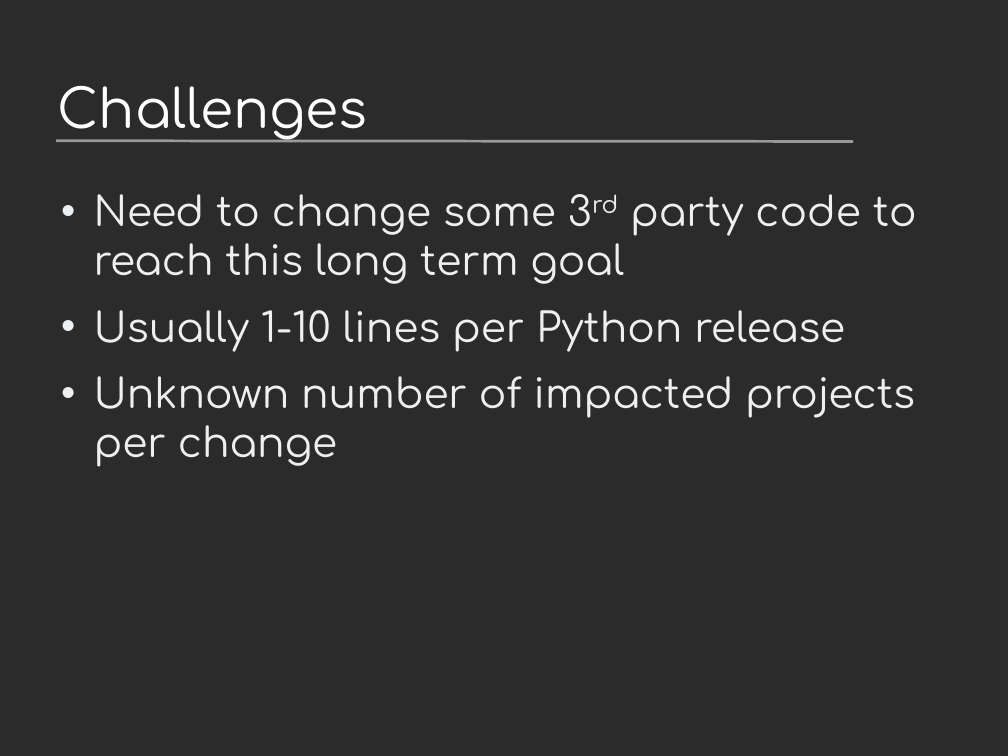
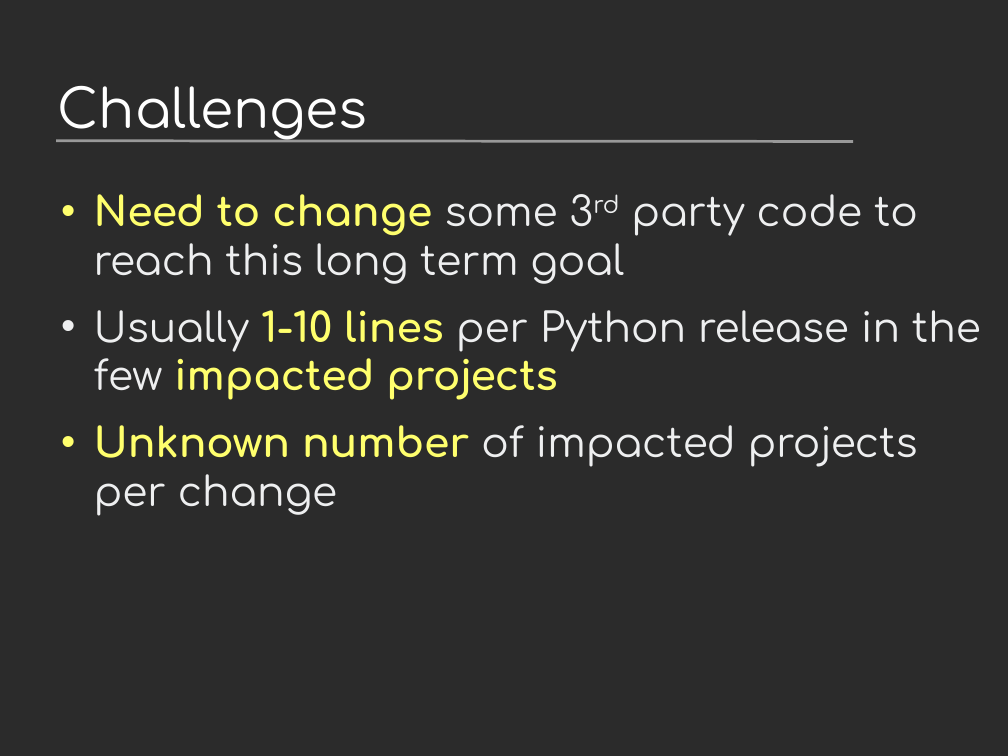
Before and after one commit to vstinner/talks, a slide deck: slide 4 of 2024-PyconUS-LangSummit/c-api.odp (slide 3 before the commit). Drawn at 1008x756 pixels with LibreOffice and Linux fonts; fonts in the diff are those of the drawing; background and template pictures are left out; a plain dark background stands for a picture behind light text. Boxes give left, top, right and bottom in pixels: in the first picture for what was removed or moved away, otherwise in the second. Text is boxed around its words. In the diff, an @@ line names an element or a change of style, - is before the commit and + after.

```diff
--- a/2024-PyconUS-LangSummit/c-api.odp
+++ b/2024-PyconUS-LangSummit/c-api.odp
@@ text at box(94, 194, 918, 515): text colour #EEEFF0 to #FFFF6D, bold on in "Need to change", "Unknown number" @@
@@ text at box(94, 310, 981, 400): text changed @@
-• Usually 1-10 lines per Python release
+• Usually 1-10 lines per Python release in the few impacted projects
```
Also in this commit, not shown: 11 other slides changed, 4 slides added, 1 other file.
